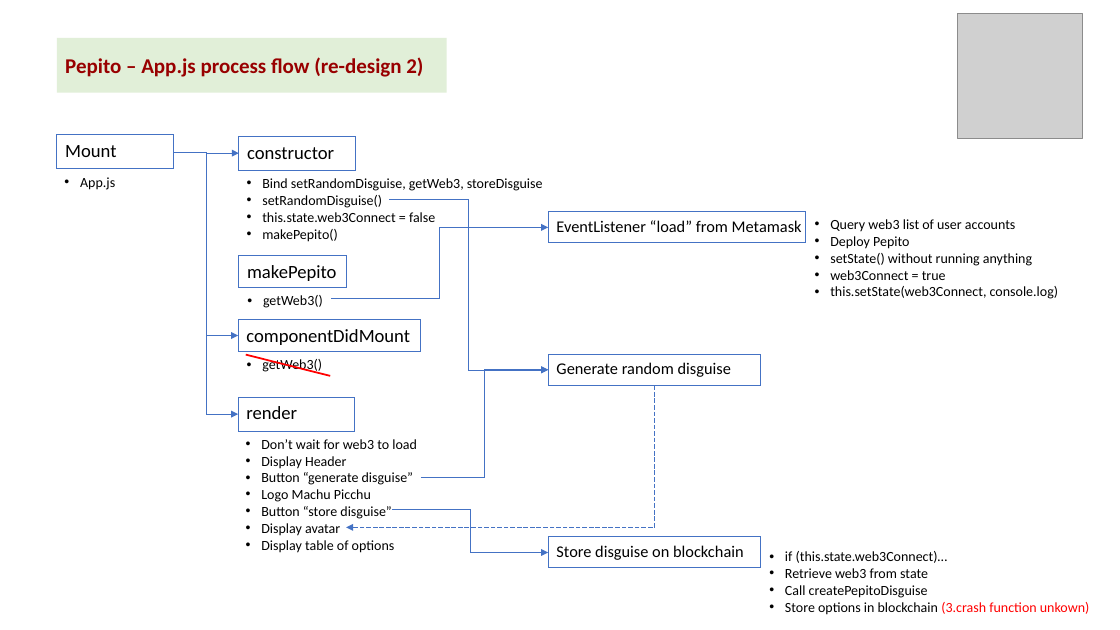
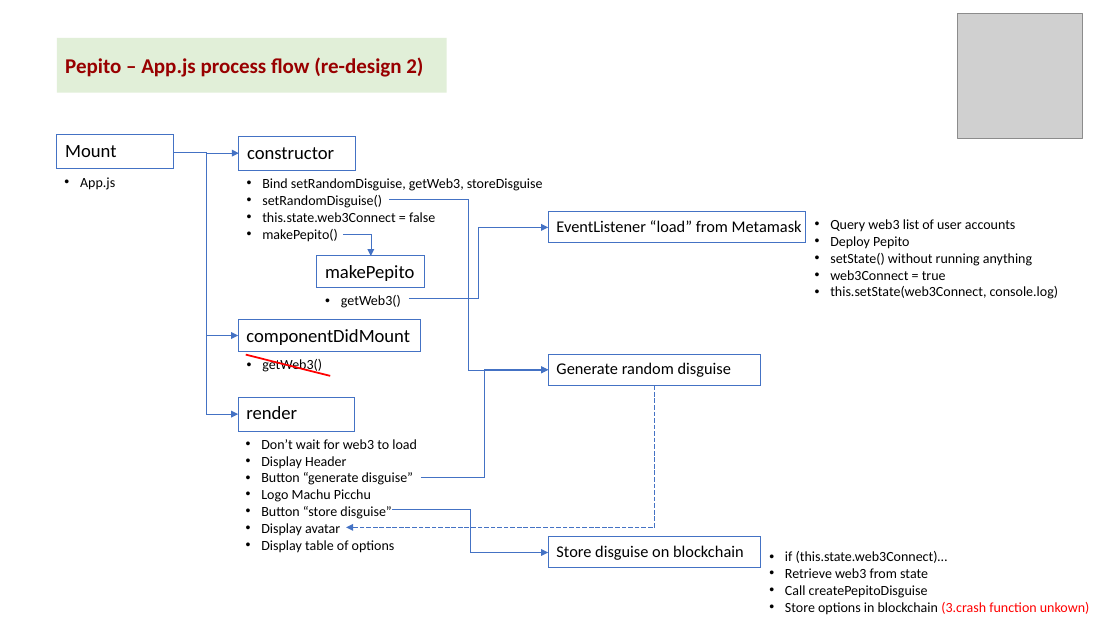
Before and after one commit to kvutien/Project-Machu-Picchu-2020, a slide deck: slide 5 of Pepito/Final Project Design.pptx. Drawn at 1120x630 pixels with LibreOffice and Linux fonts; fonts in the diff are those of the drawing; grey boxes stand for pictures. Boxes give left, top, right and bottom in pixels: in the first picture for what was removed or moved away, otherwise in the second. Text is boxed around its words. In the diff, an @@ line names an element or a change of style, - is before the commit and + after.

```diff
--- a/Pepito/Final Project Design.pptx
+++ b/Pepito/Final Project Design.pptx
@@ elbow arrow added from (343, 234) to (371, 256), #4472C4 0.5 pt @@
@@ elbow arrow moved from (331, 298) - (549, 228) to (409, 298) - (549, 228) @@
@@ rectangle "makePepito": place and size @@
-rectangle "makePepito" at <box>239,256,346,287</box>
+rectangle "makePepito" at <box>317,256,424,287</box>
@@ text "getWeb3()": place and size @@
-text "getWeb3()" at <box>263,295,323,308</box>
+text "getWeb3()" at <box>341,295,401,308</box>
```
Also in this commit, not shown: 1 slide added, 5 other files.
